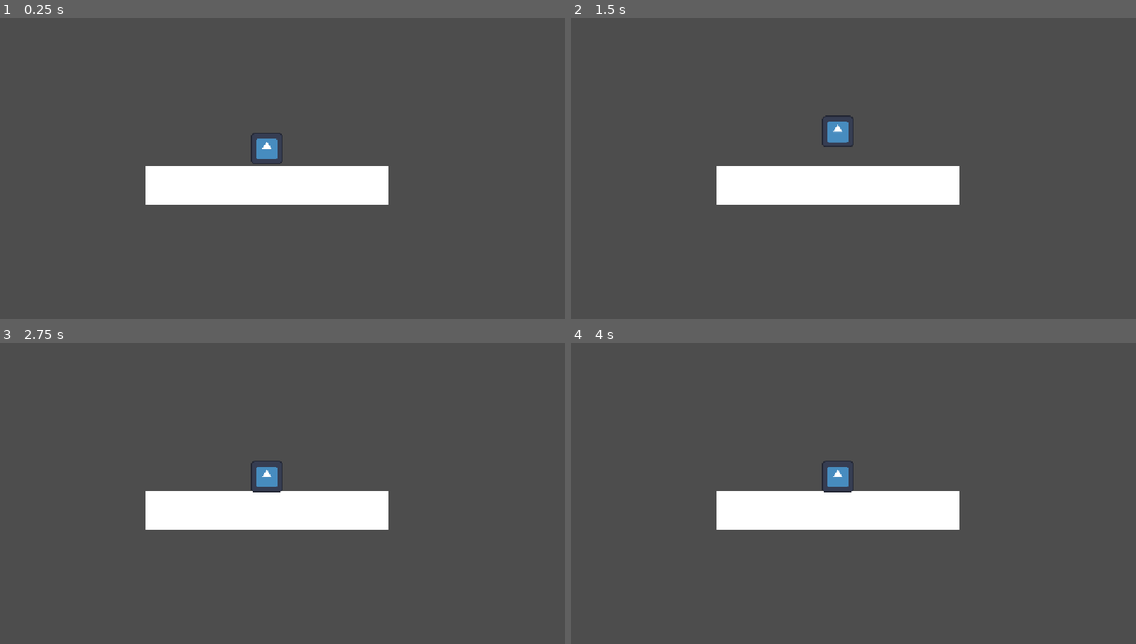
Above: before the commit, frames 1-4 (two rows, left to right).
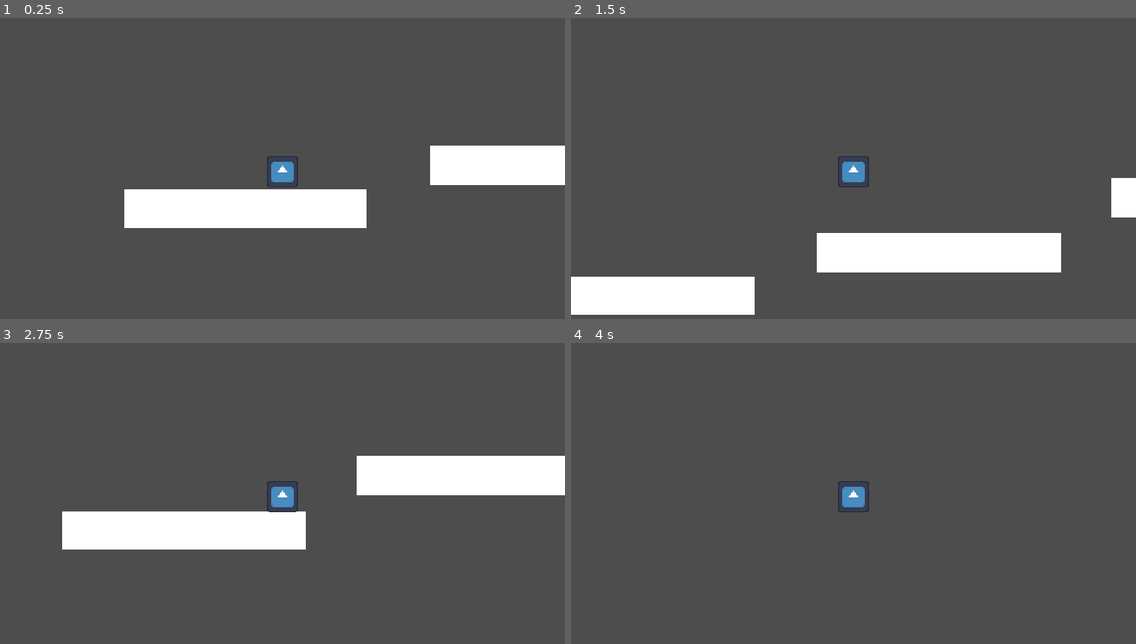
Above: after the commit, the same moments.

Repository: thirtyseventh-xyz/haven
Game: Godot game, scene res://levels/level_1.tscn
The game is run twice, just before and just after one commit, with the same random seed, the same clock (stepped at 60 frames per second) and the same inputs. The project has no main scene, so this scene is started directly. The engine's default icon, where the game draws it, is replaced by a stand-in: a white triangle on a blue panel in a dark square.
Inputs:
- Up to frame 1 (0.25 s): no input
- Up to frame 2 (1.5 s): tap Enter at 0.5 s; tap Space at 0.77 s
- Up to frame 3 (2.75 s): tap Space at 1.52 s
- Up to frame 4 (4 s): tap Space at 3.02, 3.77 s

The runs differ from the first frame. In frame 1, 11% of the frame differs, in the area x 22-100%, y 38-70%; in frame 2, 16%, in the area x 0-100%, y 32-99%; in frame 3, 13%; in frame 4, 5.9%.

Commit message:
player moves now

Diff:
--- a/levels/level_1.tscn
+++ b/levels/level_1.tscn
@@ -20,5 +20,27 @@
 scale = Vector2(496, 79.99999)
 mesh = SubResource("QuadMesh_57e5w")
 
+[node name="TestPlatform2" type="StaticBody2D" parent="." unique_id=219690860]
+position = Vector2(1168, 264)
+
+[node name="CollisionShape2D" type="CollisionShape2D" parent="TestPlatform2" unique_id=1025620808]
+shape = SubResource("RectangleShape2D_a5fwx")
+
+[node name="MeshInstance2D" type="MeshInstance2D" parent="TestPlatform2" unique_id=1065376927]
+position = Vector2(-7.6293945e-06, -7.6293945e-06)
+scale = Vector2(496, 79.99999)
+mesh = SubResource("QuadMesh_57e5w")
+
+[node name="TestPlatform3" type="StaticBody2D" parent="." unique_id=640697380]
+position = Vector2(1768, 152)
+
+[node name="CollisionShape2D" type="CollisionShape2D" parent="TestPlatform3" unique_id=1051535577]
+shape = SubResource("RectangleShape2D_a5fwx")
+
+[node name="MeshInstance2D" type="MeshInstance2D" parent="TestPlatform3" unique_id=894247972]
+position = Vector2(-7.6293945e-06, -7.6293945e-06)
+scale = Vector2(496, 79.99999)
+mesh = SubResource("QuadMesh_57e5w")
+
 [node name="Player" parent="." unique_id=1278515245 instance=ExtResource("1_vn7o3")]
 position = Vector2(544, 248)
--- a/objects/player/player.gd
+++ b/objects/player/player.gd
@@ -2,7 +2,7 @@
 
 
 const SPEED = 300.0
-const JUMP_VELOCITY = -400.0
+const JUMP_VELOCITY = -600.0
 
 func _input(event: InputEvent) -> void:
 	if event is InputEventKey:
@@ -15,4 +15,5 @@
 	if not is_on_floor():
 		velocity += get_gravity() * delta
 
+	velocity.x = SPEED
 	move_and_slide()
--- a/objects/player/player.tscn
+++ b/objects/player/player.tscn
@@ -15,3 +15,5 @@
 [node name="Sprite2D" type="Sprite2D" parent="." unique_id=1767026703]
 scale = Vector2(0.5, 0.5)
 texture = ExtResource("2_ssrue")
+
+[node name="Camera2D" type="Camera2D" parent="." unique_id=836499005]
